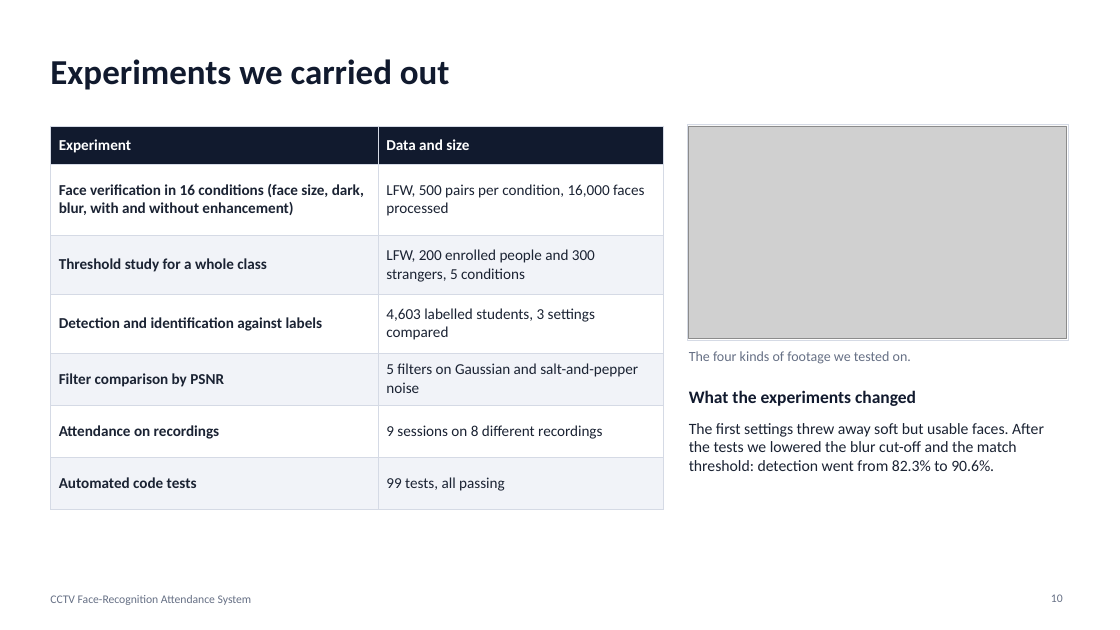
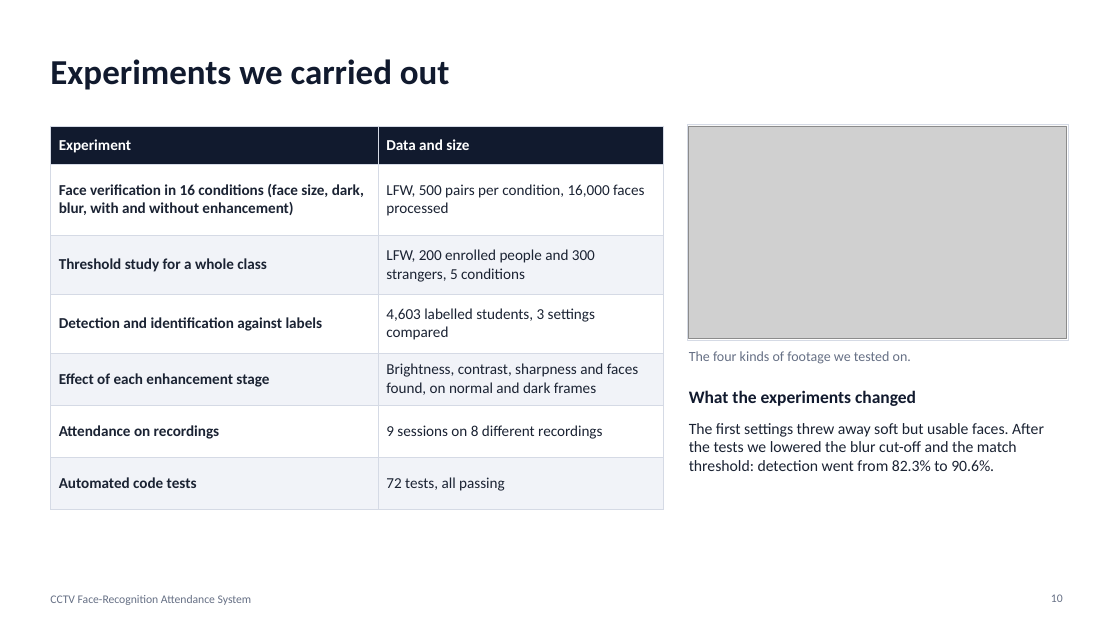
Before and after one commit to anoopsinghrru/cctv-based-attendence-, a slide deck: slide 10 of docs/DIP_Project_Presentation.pptx. Drawn at 1120x630 pixels with LibreOffice and Linux fonts; fonts in the diff are those of the drawing; grey boxes stand for pictures. Boxes give left, top, right and bottom in pixels: in the first picture for what was removed or moved away, otherwise in the second. Text is boxed around its words. In the diff, an @@ line names an element or a change of style, - is before the commit and + after.

```diff
--- a/docs/DIP_Project_Presentation.pptx
+++ b/docs/DIP_Project_Presentation.pptx
@@ table at (x1=50, y1=126, x2=664, y2=495) @@
-row 5, column 1: Filter comparison by PSNR
+row 5, column 1: Effect of each enhancement stage
-row 5, column 2: 5 filters on Gaussian and salt-and-pepper noise
+row 5, column 2: Brightness, contrast, sharpness and faces found, on normal and dark frames
-row 7, column 2: 99 tests, all passing
+row 7, column 2: 72 tests, all passing
```
Also in this commit, not shown: 4 other slides changed, 3 slides added, 5 slides removed, 34 other files.
